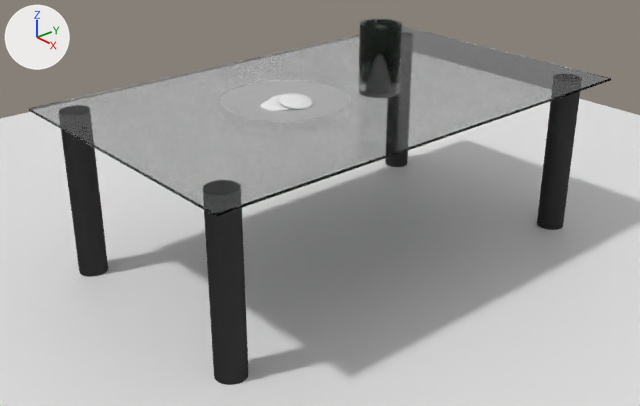
One commit to the Blender file Projekt/01-Model/SK_Glasstisch.blend: the scene before it, then after it.
One viewpoint serves both versions: a 50 mm camera at (4.08, -3.68, 2.86) aimed at (0.07, -0.18, 0.4). Every picture has the same lights, and +X, +Y and +Z are marked at upper left.

Names of what the first picture shows: 'Cookie_Teller', 'Cube', 'Glass', 'Plane'.
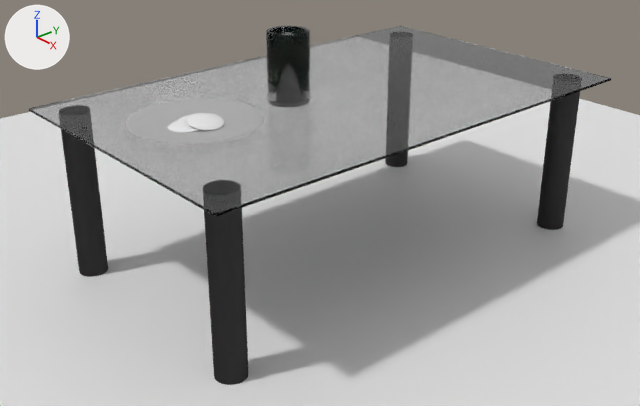
Changed parts and their boxes (x1, y1, x2, y2) in the pictures (640 x 406 px):
'Cookie_Teller', moved: before (220, 81, 350, 121); after (126, 98, 264, 144)
'Glass', moved: before (358, 19, 402, 98); after (266, 26, 310, 107)

Patch to the scene script:
```diff
--- a/Projekt/01-Model/SK_Glasstisch.blend.py
+++ b/Projekt/01-Model/SK_Glasstisch.blend.py
@@ ob_cookie_teller @@
 ob_cookie_teller = bpy.data.objects.new('Cookie_Teller', None)
-ob_cookie_teller.location = (-0.003, -0.406, 1.109)
+ob_cookie_teller.location = (-0.054, -1.028, 1.109)
 ob_cookie_teller.scale = (0.19, 0.19, 0.19)
@@ ob_glass @@
 ob_glass = bpy.data.objects.new('Glass', None)
-ob_glass.location = (0.174, 0.228, 1.109)
+ob_glass.location = (-0.062, -0.329, 1.109)
 ob_glass.scale = (0.222, 0.222, 0.222)
```
